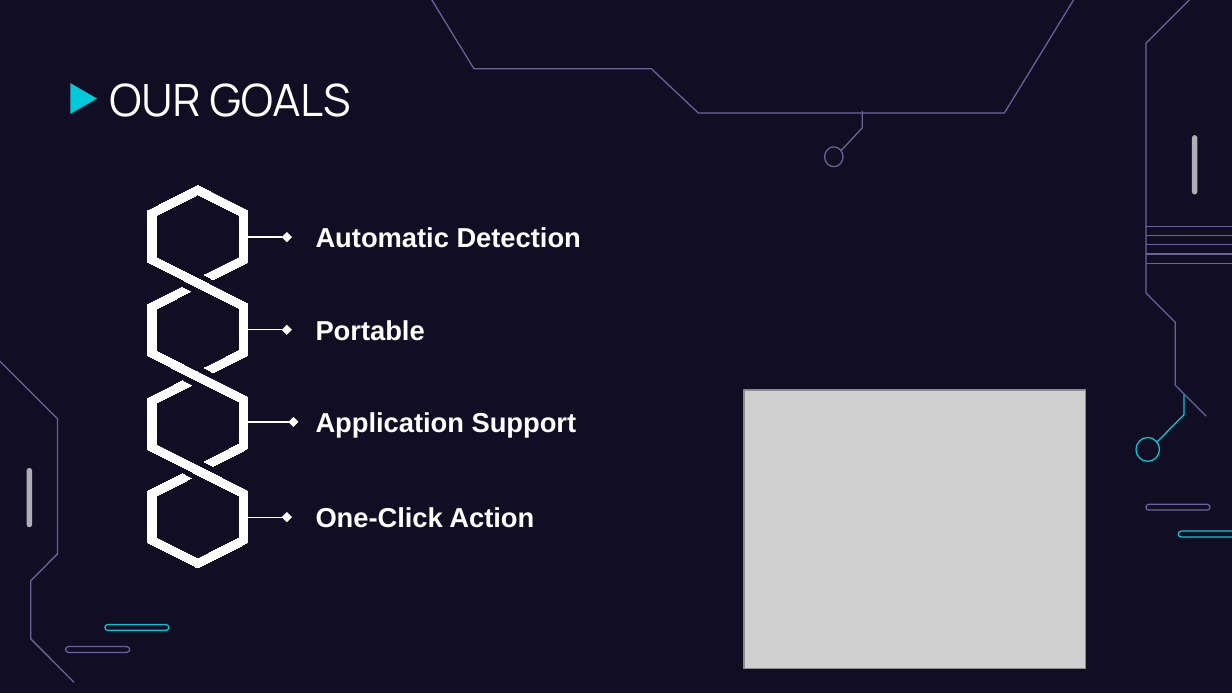
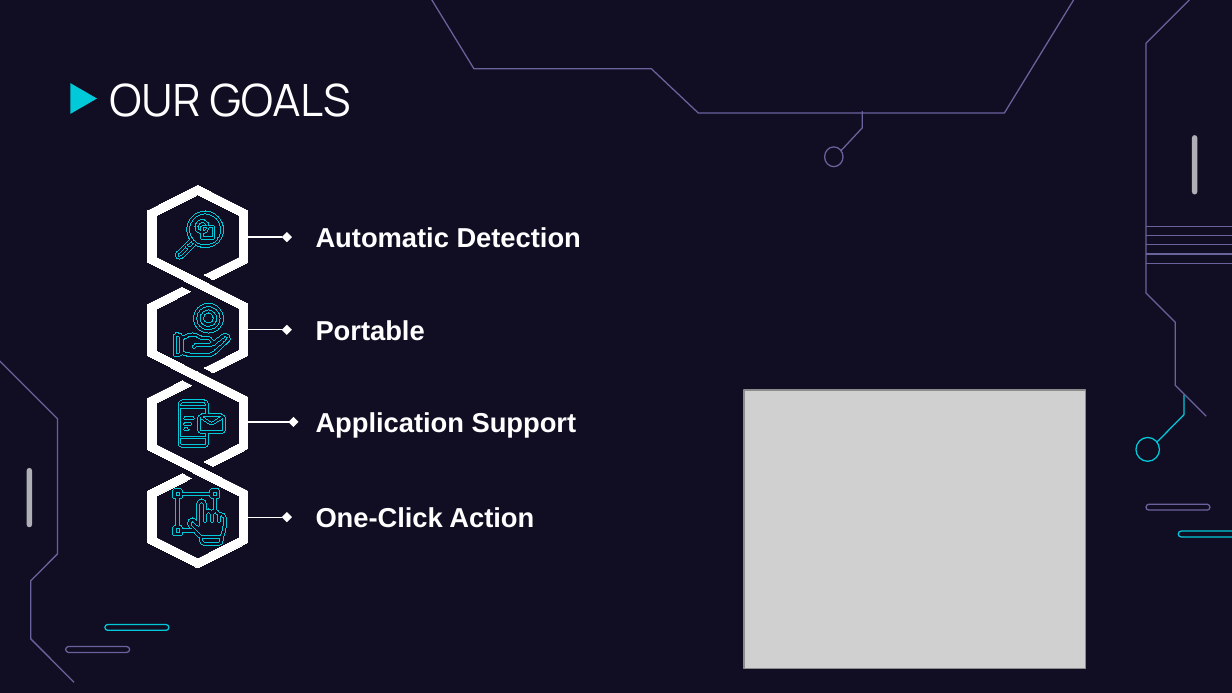
Before and after one commit to DeviBongarde/MPG1, a slide deck: slide 5 of MPG1_PPT.pptx. Drawn at 1232x693 pixels with LibreOffice and Linux fonts; fonts in the diff are those of the drawing; grey boxes stand for pictures. Boxes give left, top, right and bottom in pixels: in the first picture for what was removed or moved away, otherwise in the second. Text is boxed around its words. In the diff, an @@ line names an element or a change of style, - is before the commit and + after.

```diff
--- a/MPG1_PPT.pptx
+++ b/MPG1_PPT.pptx
@@ freeform shape added at box(175, 211, 223, 259), fill #110E24, outline #00CADA 0.75 pt @@
@@ freeform shape added at box(195, 219, 214, 239), fill #110E24, outline #00CADA 0.75 pt @@
@@ freeform shape added at box(193, 303, 223, 333), fill #110E24, outline #00CADA 0.75 pt @@
@@ freeform shape added at box(201, 309, 217, 325), fill #110E24, outline #00CADA 0.75 pt @@
@@ freeform shape added at box(174, 333, 230, 356), fill #110E24, outline #00CADA 0.75 pt @@
@@ group added at box(179, 400, 227, 448): 4 freeform shapes @@
@@ freeform shape added at box(172, 489, 227, 546), fill #110E24, outline #00CADA 0.75 pt @@
```
Also in this commit, not shown: 1 other slide changed, 1 slide added.
